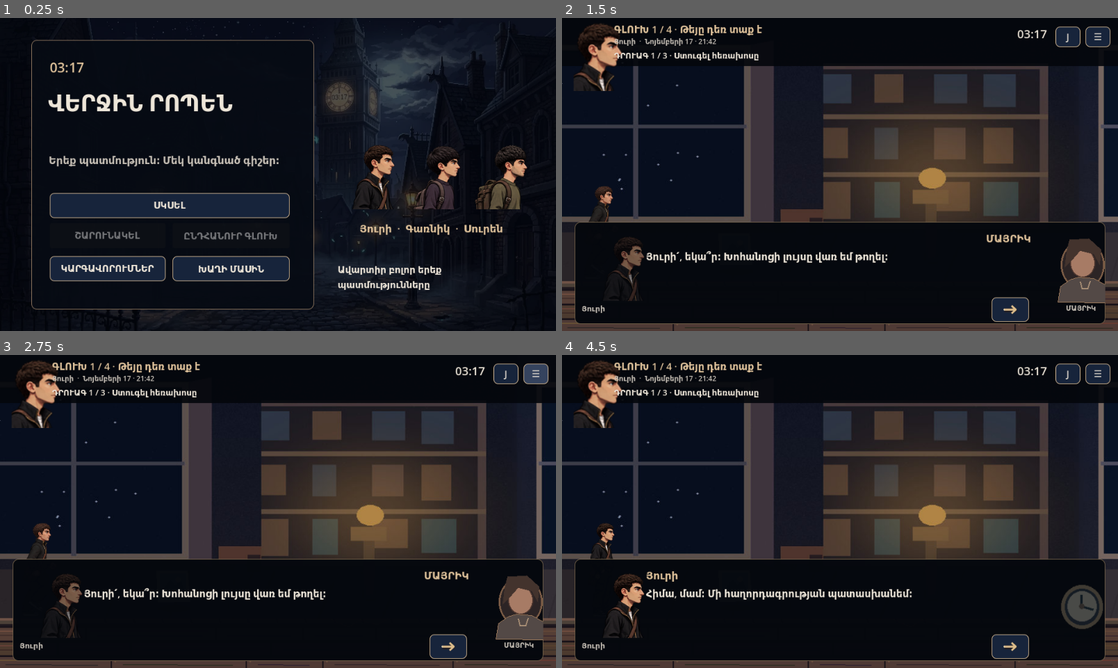
Above: before the commit, frames 1-4 (two rows, left to right).
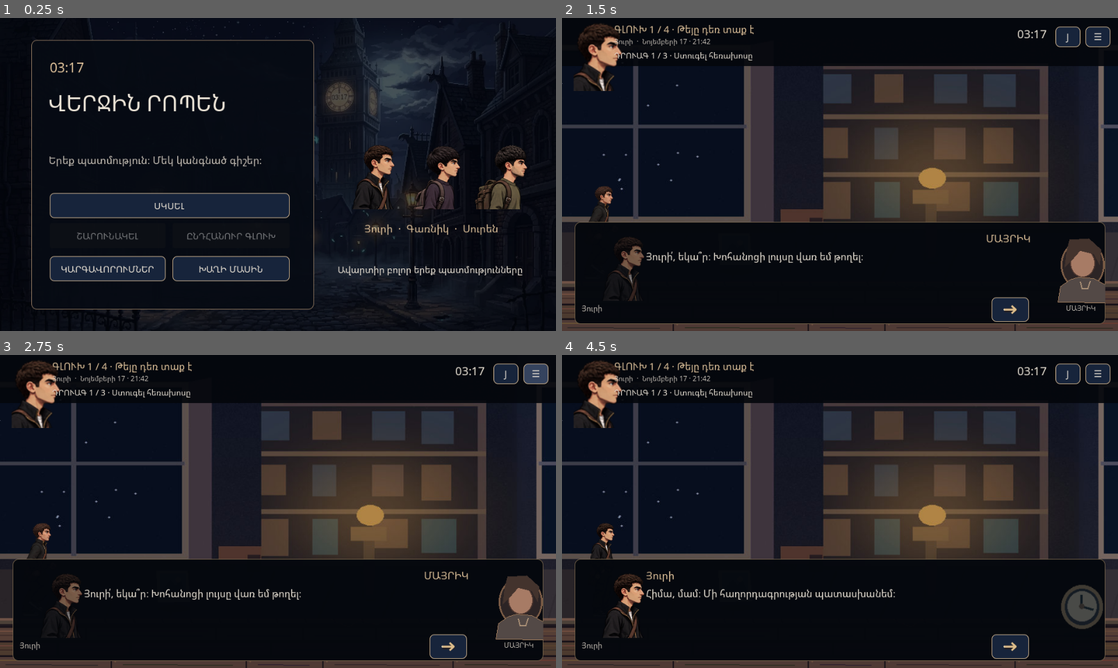
Above: after the commit, the same moments.

Repository: DanielyanGarnik/hack_clab_hevn
Game: Godot game, scene res://scenes/menu.tscn
The game is run twice, just before and just after one commit, with the same random seed, the same clock (stepped at 60 frames per second) and the same inputs.
Inputs (mouse positions are in pixels of both pictures, inside the frame that each line leads up to):
- Up to frame 1 (0.25 s): no input
- Up to frame 2 (1.5 s): click "ՍԿՍԵԼ" at 0.5 s; click "ԽԱՂԱԼ" at 1.25 s
- Up to frame 3 (2.75 s): click "☰" at 2 s
- Up to frame 4 (4.5 s): click "J" at 2.75 s; click (1012, 646) at 3.52 s; tap Enter at 4.25 s; hold D (move_right) from 4.28 s (still down); tap E (interact) at 4.35 s

The runs differ from the first frame. In frame 1, 3.6% of the frame differs, in the area x 8-94%, y 14-87%; in frame 2, 2.1%; in frame 3, 2.1%; in frame 4, 2.1%.

Commit message:
Web build: bundle Noto Sans + Noto Sans Armenian as the default UI font
The web export has no system fonts to fall back on, so Armenian text
rendered as boxes. Noto Sans covers Latin and Cyrillic, Noto Sans
Armenian is its fallback (both SIL OFL 1.1, see assets/fonts/OFL.txt).

Co-Authored-By: Claude Opus 5.5 <noreply@anthropic.com>

Diff:
--- /dev/null
+++ b/assets/fonts/ui_font.tres
@@ -0,0 +1,8 @@
+[gd_resource type="FontVariation" load_steps=3 format=3]
+
+[ext_resource type="FontFile" path="res://assets/fonts/NotoSans-Regular.ttf" id="1_latin"]
+[ext_resource type="FontFile" path="res://assets/fonts/NotoSansArmenian-Regular.ttf" id="2_armenian"]
+
+[resource]
+base_font = ExtResource("1_latin")
+fallbacks = Array[Font]([ExtResource("2_armenian")])
--- a/project.godot
+++ b/project.godot
@@ -38,3 +38,7 @@
 
 renderer/rendering_method="gl_compatibility"
 renderer/rendering_method.mobile="gl_compatibility"
+
+[gui]
+
+theme/custom_font="res://assets/fonts/ui_font.tres"
Binary file added: assets/fonts/NotoSans-Regular.ttf
Binary file added: assets/fonts/NotoSansArmenian-Regular.ttf
Not shown, added: assets/fonts/OFL.txt
